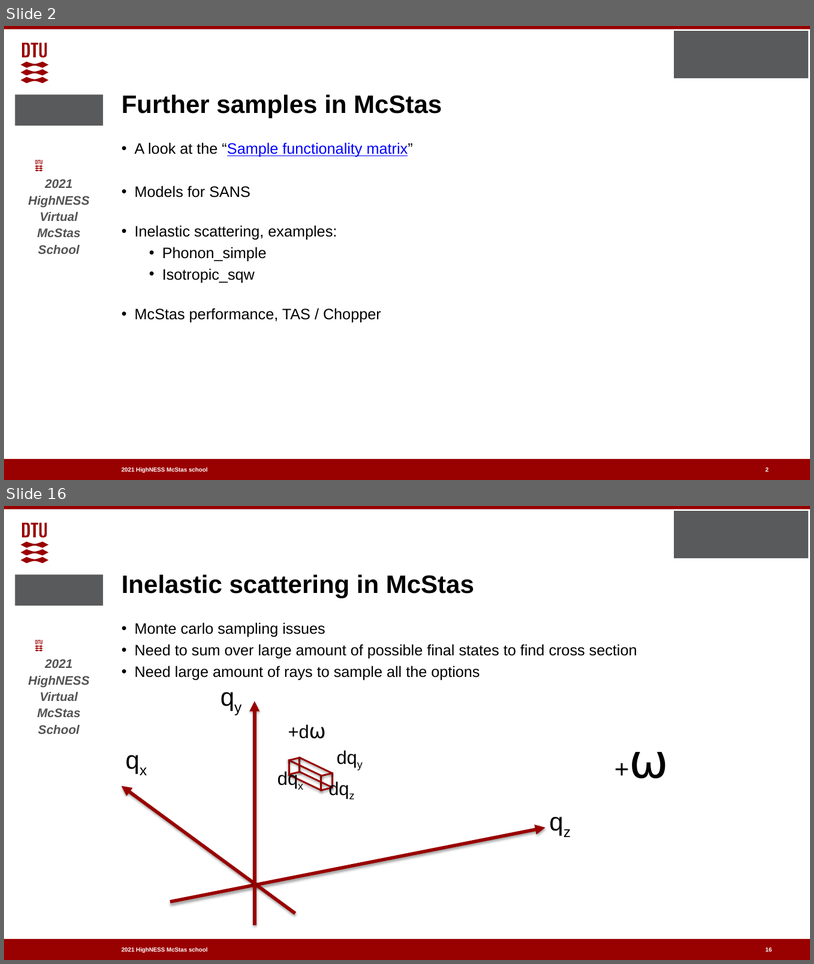
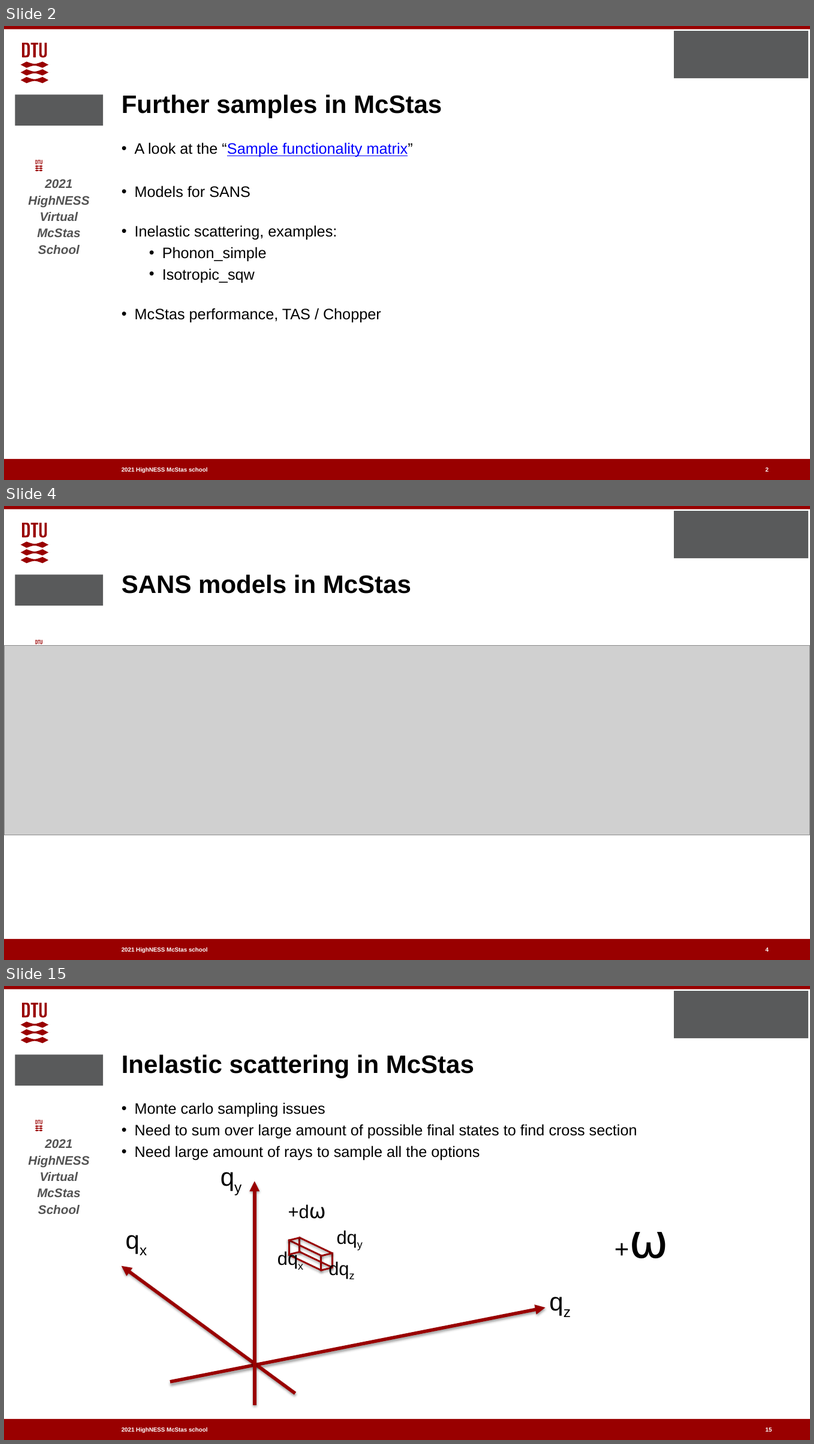
Before and after one commit to McStasMcXtrace/Schools, a slide deck: ESS_May_2021/Thursday_May_6th/2_Samples_II/More_samples.pptx. Shown one above the other, each under a label of ours: slides 2 and 16 before the commit, slides 2, 4 and 15 after it; the slides between them are not shown. The pictures are 814x964 and 814x1444 pixels, drawn with LibreOffice and Linux fonts; fonts in the diff are those of the drawing; grey boxes stand for pictures; background and template pictures are left out. Boxes give left, top, right and bottom in pixels: in the first picture for what was removed or moved away, otherwise in the second. Text is boxed around its words. In the diff, an @@ line names an element or a change of style, - is before the commit and + after.

```diff
--- a/ESS_May_2021/Thursday_May_6th/2_Samples_II/More_samples.pptx
+++ b/ESS_May_2021/Thursday_May_6th/2_Samples_II/More_samples.pptx
@@ slide 4 added at (x1=4, y1=506, x2=810, y2=960), background #FFFFFF; not listed: 7 template elements that a slide beside it also shows @@
@@ title added at (x1=122, y1=574, x2=411, y2=594), 30 pt, text #000000, bold @@
+SANS models in McStas
@@ picture added at (x1=4, y1=645, x2=810, y2=835) @@
@@ page number added at (x1=766, y1=948, x2=769, y2=952), 7 pt, text #FFFFFF, bold @@
+4
@@ what was slide 16 is now slide 15 @@
```
Also in this commit, not shown: 8 slides changed, 5 other slides added, 7 slides removed, 2 other files.
